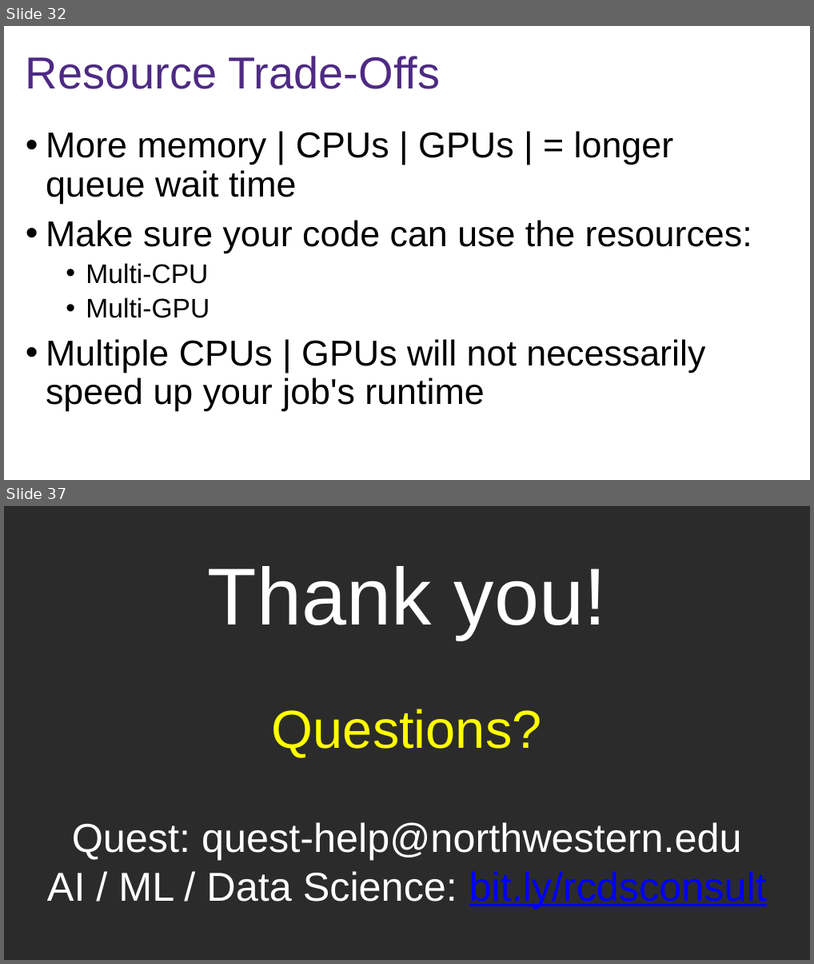
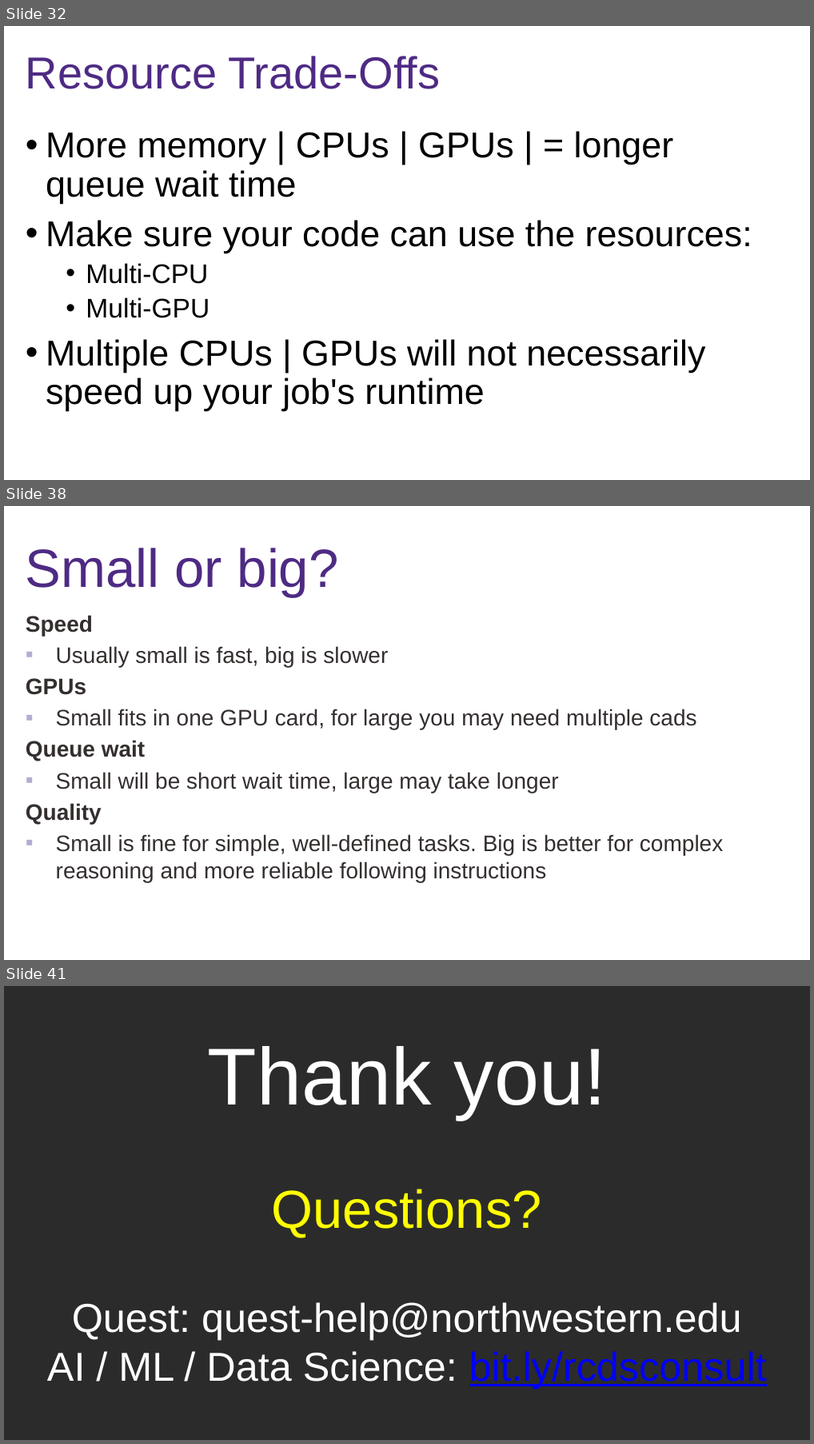
Before and after one commit to nuitrcs/workshop-llms-on-quest, a slide deck: Using LLMs on Quest.pptx. Shown one above the other, each under a label of ours: slides 32 and 37 before the commit, slides 32, 38 and 41 after it; the slides between them are not shown. The pictures are 814x964 and 814x1444 pixels, drawn with LibreOffice and Linux fonts; fonts in the diff are those of the drawing; background and template pictures are left out; a plain dark background stands for a picture behind light text. Boxes give left, top, right and bottom in pixels: in the first picture for what was removed or moved away, otherwise in the second. Text is boxed around its words. In the diff, an @@ line names an element or a change of style, - is before the commit and + after.

```diff
--- a/Using LLMs on Quest.pptx
+++ b/Using LLMs on Quest.pptx
@@ slide 38 added at bbox=[4, 506, 810, 960], background picture (left out) @@
@@ title added at bbox=[26, 548, 339, 596], 48 pt, text #4E2A84 @@
+Small or big?
@@ text added at bbox=[26, 615, 723, 882], 20 pt, text #342F2E @@
+Speed
+▪ Usually small is fast, big is slower
+GPUs
+▪ Small fits in one GPU card, for large you may need multiple cads
+Queue wait
+▪ Small will be short wait time, large may take longer
+Quality
+▪ Small is fine for simple, well-defined tasks. Big is better for complex reasoning and more reliable following instructions
@@ page number added at bbox=[616, 932, 804, 956], 12 pt, text #FFFFFF @@
+37
@@ what was slide 37 is now slide 41 @@
```
Also in this commit, not shown: 3 slides changed, 4 other slides added, 1 slide removed.
